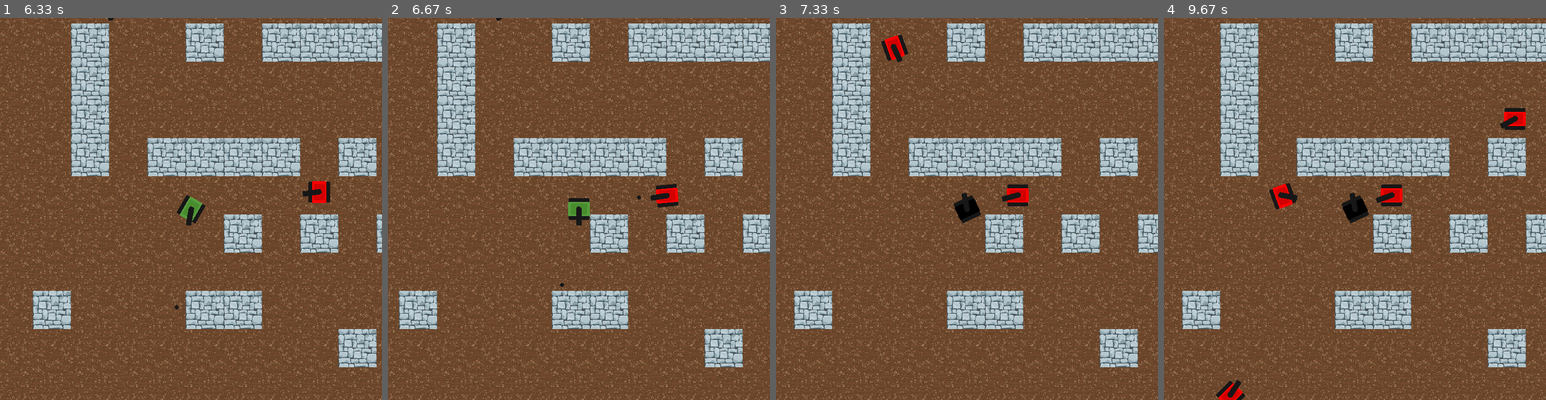
Above: before the commit, frames 1-4 (left to right).
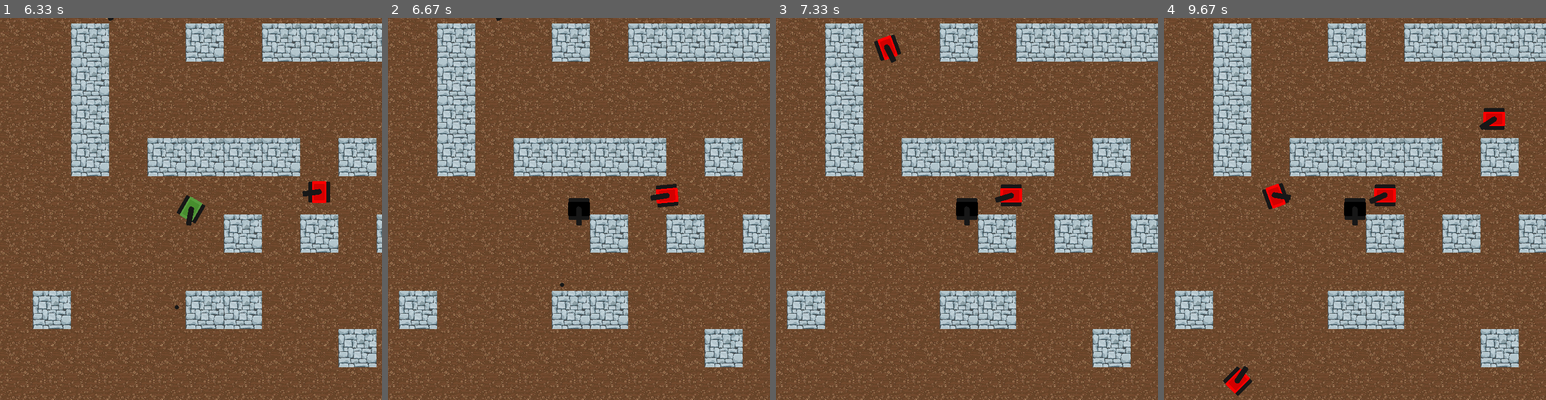
Above: after the commit, the same moments.

Repository: Camleaf/ICS3U
Game: pygame game, started from U3/main.py
The game is run twice, just before and just after one commit, with the same random seed, the same clock (stepped at 60 frames per second) and the same inputs.
Inputs (mouse positions are in pixels of both pictures, inside the frame that each line leads up to):
- Up to frame 1 (6.33 s): hold Space 0.33-0.8 s; hold D 0.33-0.8 s; move the mouse to (175, 224) at 0.37 s; hold D 0.83-1.3 s; move the mouse to (313, 197) at 0.87 s; tap Space at 0.9, 1.2, 1.4, 1.73, 2.03, 2.23, 2.53, 2.8, 3.13, 3.43, 3.57, 3.97, 4.27, 4.63, 5.03, 5.33, 5.53, 5.83, 6.03 s; hold W 1.33-1.63 s; move the mouse to (194, 235) at 1.37 s; hold D 1.67-2.13 s; move the mouse to (99, 212) at 1.7 s; hold A 2.17-2.7 s; move the mouse to (229, 293) at 2.2 s; hold S 2.73-3.03 s; move the mouse to (72, 296) at 2.77 s; hold A 3.07-3.47 s; move the mouse to (248, 75) at 3.1 s; hold W 3.5-3.87 s; move the mouse to (332, 342) at 3.53 s; hold D 3.9-4.53 s; move the mouse to (236, 243) at 3.93 s; hold S 4.57-4.93 s; move the mouse to (198, 79) at 4.6 s; hold A 4.97-5.43 s; move the mouse to (99, 132) at 5 s; hold D 5.47-5.93 s; move the mouse to (53, 197) at 5.5 s; hold W 5.97-6.27 s; move the mouse to (171, 308) at 6 s; hold D from 6.3 s (still down)
- Up to frame 2 (6.67 s): keep holding D; move the mouse to (579, 254) at 6.33 s; tap Space at 6.37 s
- Up to frame 3 (7.33 s): tap Space at 6.67, 6.87, 7.17 s; release D at 6.77 s; hold A from 6.8 s (still down); move the mouse to (955, 144) at 6.83 s
- Up to frame 4 (9.67 s): release A at 7.33 s

Frame 1 is identical in both runs. In frame 2, 0.2% of the frame differs, in the area x 47-67%, y 46-52%; in frame 3, 34%; in frame 4, 35%, in the area x 0-100%, y 0-100%.

Commit message:
start on menu & also some game timing fixes

Diff:
--- a/U3/main.py
+++ b/U3/main.py
@@ -40,7 +40,9 @@
 game_end = False
 
 # mainloop
+frames_num = 1
 tick = 0
+player_shot_cooldown = 0
 while True:
 
     for event in pg.event.get():
@@ -67,8 +69,8 @@
             time.sleep(10)
         if keys_pressed[pg.K_SPACE]:
 
-            if tick > 20:
-                tick = 0
+            if player_shot_cooldown > 20:
+                player_shot_cooldown = 0
                 player.fire()
 
 
@@ -86,5 +88,12 @@
 
 
     pg.display.flip()
-    tick = (tick%60) + 1
+
+
+    player_shot_cooldown += 1
+    if tick == 0:
+        print(f"{frames_num} second")
+        frames_num += 1
+    tick += 1
+    tick %= 60
     clock.tick(60)
--- /dev/null
+++ b/U3/utils/menu/main.py
@@ -0,0 +1,12 @@
+import pygame as pg
+from ..display import colours
+
+class Menu:
+    """The container for all instances of the menu"""
+
+    def __init__(self, DISPLAY_BASE:int, DISPLAY_HEIGHT:int):
+
+        self.DISPLAY_BASE = DISPLAY_BASE
+        self.DISPLAY_HEIGHT = DISPLAY_HEIGHT
+
+        # there will be four menus. One for endscreen, one for start screen, one for pause, and one for during play
